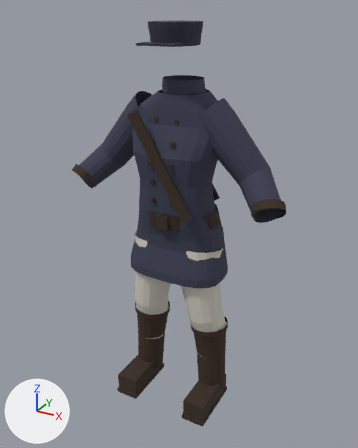
One commit to the glTF model docs/art/assets/projet/tenue_police_militaire_lod0.glb: the scene before it, then after it.
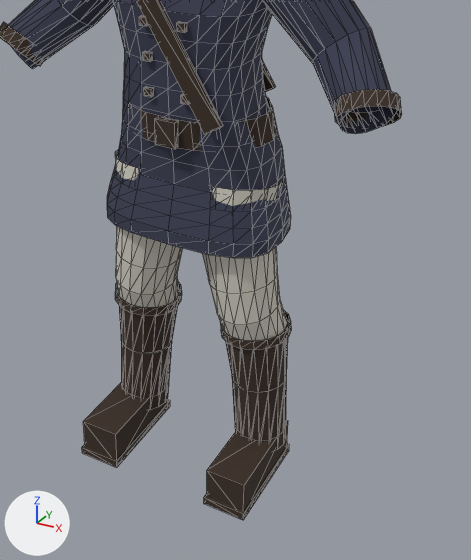
There are two pictures of each version: one whole from a 50 mm camera at (0.955, -1.758, 1.741) aimed at (0.006, -0.034, 0.879), one close up on the part from 21% to 90% of the width and 34% to 100% of the height. Arrows for +X, +Y and +Z are at lower left; the lights stay in place. The first two pictures are the older version. The close-ups show mesh edges as thin lines. Vertices at exactly the same position are counted once.

Objects in the first close-up: 'calf_l', 'calf_r', 'foot_l', 'foot_r', 'lowerarm_l', 'lowerarm_r', 'pelvis', 'spine_02', 'thigh_l', 'thigh_r', 'upperarm_l', 'upperarm_r'.
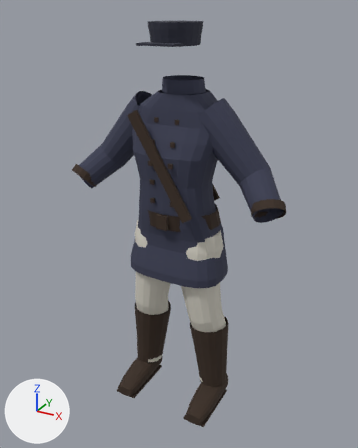
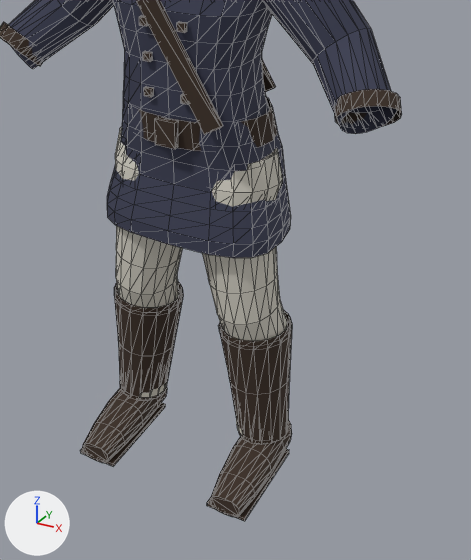
Patch to the scene script:
```diff
--- a/docs/art/assets/projet/tenue_police_militaire_lod0.glb.py
+++ b/docs/art/assets/projet/tenue_police_militaire_lod0.glb.py
@@ me_calf_l @@
-me_calf_l.from_pydata(...)  # 144 vertices, 192 faces; spans x 0.065..0.24, y -0.114..0.074, z 0.057..0.494
+me_calf_l.from_pydata(...)  # 144 vertices, 206 faces; spans x 0.062..0.244, y -0.114..0.078, z 0.084..0.494
+# me_calf_l part 1
+# 4 vertices are removed from x 0.116..0.234, y -0.069..0.049, z 0.057..0.063
+# 12 faces are deleted
+# 3 vertices in x 0.13..0.175, y -0.074..0.035, z 0.057..0.061 move by (0.005, 0.002, 0.029)
+# 3 vertices in x 0.175..0.22, y -0.055..0.054, z 0.059..0.063 move by (0.005, 0.002, 0.031)
+# 38 vertices move from x 0.072..0.239, y -0.092..0.068, z 0.057..0.407 to x 0.062..0.244, y -0.102..0.078, z 0.084..0.408
+# 4 vertices are added at (0.156, 0.051, 0.088), (0.239, 0.016, 0.096), (0.204, -0.067, 0.092), (0.121, -0.032, 0.084)
+# 26 new faces join them, mat_cuir (brown #3a2b20)
 me_calf_l.materials.append(mat_cuir)
@@ me_calf_r @@
-me_calf_r.from_pydata(...)  # 144 vertices, 192 faces; spans x -0.24..-0.065, y -0.114..0.074, z 0.057..0.494
+me_calf_r.from_pydata(...)  # 144 vertices, 206 faces; spans x -0.244..-0.062, y -0.114..0.078, z 0.084..0.494
+# me_calf_r part 2
+# 4 vertices are removed from x -0.234..-0.116, y -0.069..0.049, z 0.057..0.063
+# 12 faces are deleted
+# 44 vertices move from x -0.239..-0.072, y -0.092..0.068, z 0.057..0.407 to x -0.244..-0.062, y -0.102..0.078, z 0.084..0.408
+# 4 vertices are added at (-0.204, 0.051, 0.092), (-0.121, 0.016, 0.084), (-0.156, -0.067, 0.088), (-0.239, -0.032, 0.096)
+# 26 new faces join them, mat_cuir (brown #3a2b20)
 me_calf_r.materials.append(mat_cuir)
@@ me_foot_l @@
-me_foot_l.from_pydata(...)  # 16 vertices, 24 faces; spans x 0.126..0.234, y -0.225..0.045, z 0.0..0.1
+me_foot_l.from_pydata(...)  # 88 vertices, 168 faces; spans x 0.131..0.243, y -0.232..0.04, z 0.0..0.12
+# me_foot_l part 3: a new loose piece, a box spanning x 0.136..0.238, y -0.227..0.035, z 0.0..0.01, in mat_cuir (brown #3a2b20)
+# me_foot_l part 4: the loose piece of 8 vertices spanning x 0.13..0.23, y -0.218..0.038, z 0.0..0.1 is rebuilt with 80 vertices and now spans x 0.131..0.243, y -0.232..0.04, z 0.0..0.12
+# me_foot_l part 5: the loose piece of 8 vertices spanning x 0.126..0.234, y -0.225..0.045, z 0.0..0.02 is deleted
 me_foot_l.materials.append(mat_cuir)
@@ me_foot_r @@
-me_foot_r.from_pydata(...)  # 16 vertices, 24 faces; spans x -0.234..-0.126, y -0.225..0.045, z 0.0..0.1
+me_foot_r.from_pydata(...)  # 88 vertices, 168 faces; spans x -0.243..-0.131, y -0.232..0.04, z 0.0..0.12
+# me_foot_r part 6: a new loose piece, a box spanning x -0.238..-0.136, y -0.227..0.035, z 0.0..0.01, in mat_cuir (brown #3a2b20)
+# me_foot_r part 7: the loose piece of 8 vertices spanning x -0.23..-0.13, y -0.218..0.038, z 0.0..0.1 is rebuilt with 80 vertices and now spans x -0.243..-0.131, y -0.232..0.04, z 0.0..0.12
+# me_foot_r part 8: the loose piece of 8 vertices spanning x -0.234..-0.126, y -0.225..0.045, z 0.0..0.02 is deleted
 me_foot_r.materials.append(mat_cuir)
@@ me_thigh_l @@
-me_thigh_l.from_pydata(...)  # 64 vertices, 96 faces; spans x 0.0..0.219, y -0.139..0.073, z 0.456..0.815
+me_thigh_l.from_pydata(...)  # 80 vertices, 142 faces; spans x 0.0..0.219, y -0.139..0.074, z 0.456..0.87
+# me_thigh_l part 9
+# 16 vertices are removed from x 0.0..0.208, y -0.133..0.073, z 0.785..0.815
+# 32 faces are deleted
+# 32 vertices are added at x 0.0..0.208, y -0.134..0.074, z 0.791..0.87
+# 78 new faces join them
 me_thigh_l.materials.append(mat_pantalon)
@@ me_thigh_r @@
-me_thigh_r.from_pydata(...)  # 64 vertices, 96 faces; spans x -0.219..0.0, y -0.139..0.073, z 0.456..0.815
+me_thigh_r.from_pydata(...)  # 80 vertices, 142 faces; spans x -0.219..0.0, y -0.139..0.074, z 0.456..0.87
+# me_thigh_r part 10
+# 16 vertices are removed from x -0.208..0.0, y -0.133..0.073, z 0.785..0.815
+# 32 faces are deleted
+# 32 vertices are added at x -0.208..0.0, y -0.134..0.074, z 0.791..0.87
+# 78 new faces join them
 me_thigh_r.materials.append(mat_pantalon)
```

Where the change shows, as pixel boxes [x1, y1, x2, y2] in the close-ups (471 x 560 px; the box of a moved part takes in the faces that stretch with it):
'calf_l', reshaped: before [218, 300, 291, 451]; after [218, 300, 292, 445]
'thigh_l', reshaped (21% taller): before [202, 179, 283, 325]; after [202, 148, 283, 325]
'calf_r', reshaped (7% shorter): before [115, 276, 182, 410]; after [114, 276, 183, 401]
'foot_l', reshaped: before [204, 420, 289, 520]; after [207, 419, 292, 521]
'foot_r', reshaped: before [82, 383, 170, 467]; after [80, 387, 167, 466]
'thigh_r', reshaped (16% taller): before [115, 150, 182, 295]; after [115, 127, 182, 295]
part 1 of me_calf_l, moved or reshaped: before [226, 319, 288, 451]; after [219, 316, 292, 445]
part 2 of me_calf_r, moved or reshaped: before [118, 288, 179, 410]; after [114, 285, 183, 401]
part 3 of me_foot_l, added: after [207, 449, 289, 521]
part 4 of me_foot_l, rebuilt (8% taller): before [207, 420, 288, 511]; after [210, 419, 292, 517]
part 5 of me_foot_l, deleted: before [204, 443, 289, 520]
part 6 of me_foot_r, added: after [80, 403, 165, 466]
part 7 of me_foot_r, rebuilt: before [83, 383, 168, 459]; after [82, 387, 167, 463]
part 8 of me_foot_r, deleted: before [82, 400, 170, 467]
part 9 of me_thigh_l, built on: before [212, 179, 283, 206]; after [212, 148, 283, 207]
part 10 of me_thigh_r, built on: before [115, 150, 138, 180]; after [115, 127, 139, 181]
